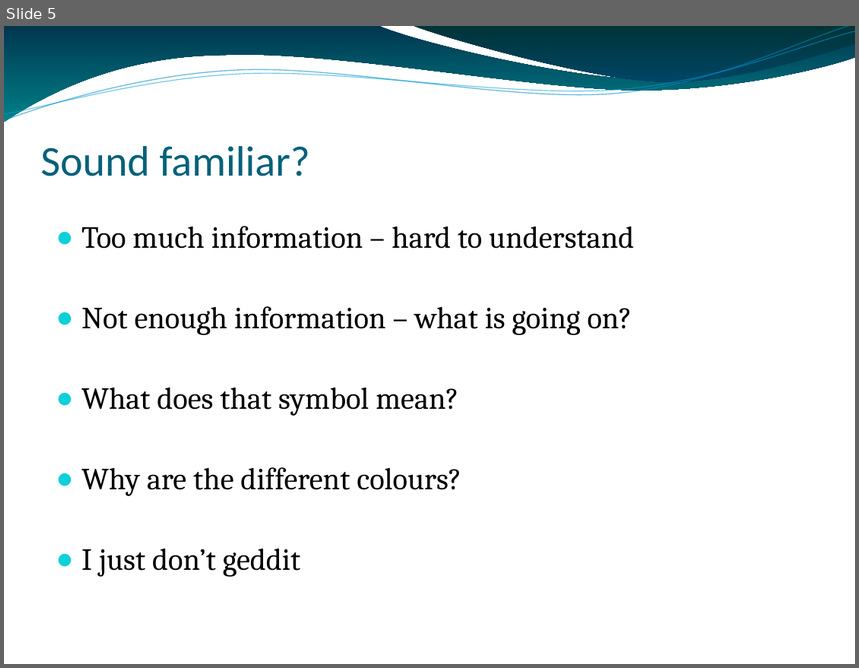
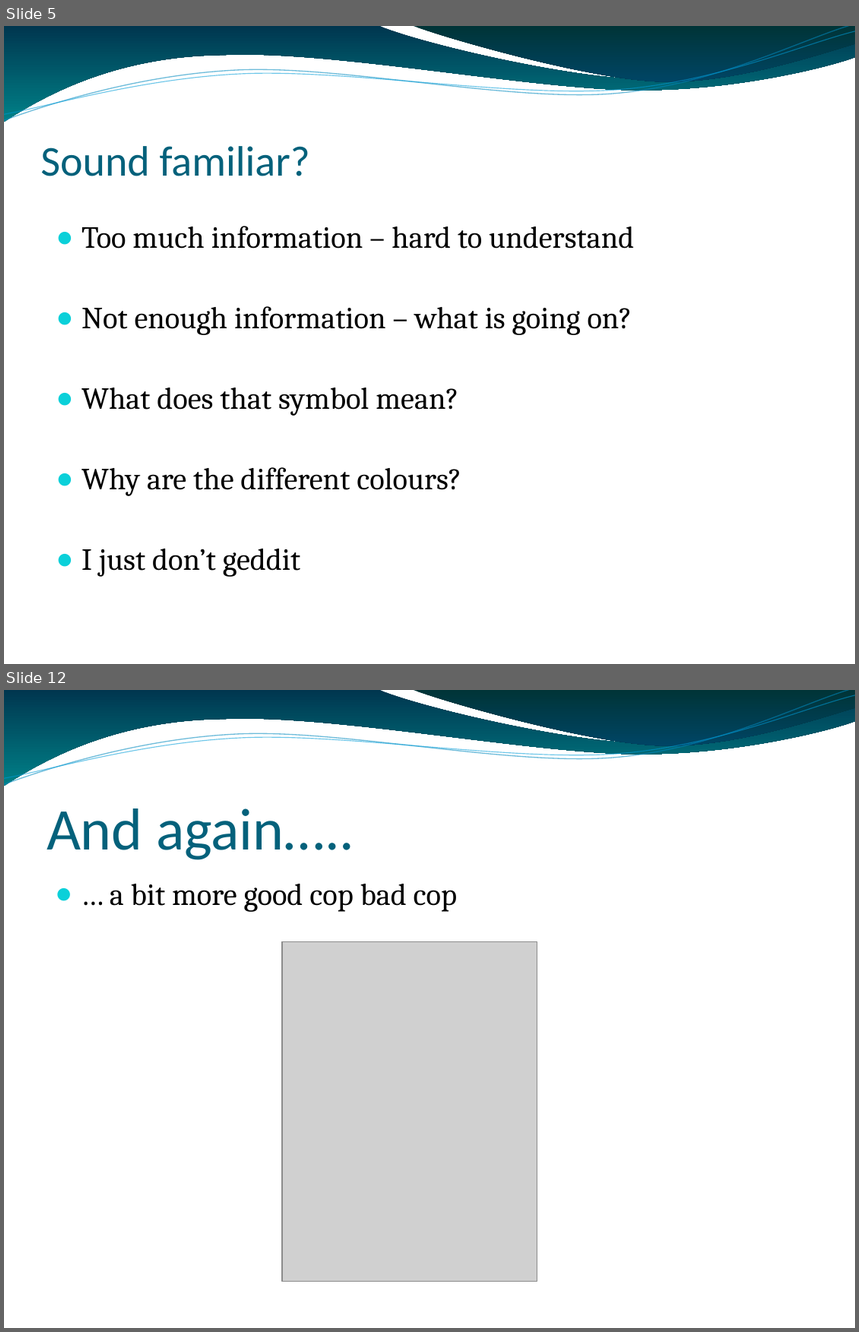
Before and after one commit to NTCoding/Presentations, a slide deck: effective_sketches/Scenarios/PennysPayments/payments_diagrams.odp. Shown one above the other, each under a label of ours: slide 5 before the commit, slides 5 and 12 after it; the slides between them are not shown. The pictures are 859x668 and 859x1332 pixels, drawn with LibreOffice and Linux fonts; fonts in the diff are those of the drawing; grey boxes stand for pictures; background and template pictures are left out. Boxes give left, top, right and bottom in pixels: in the first picture for what was removed or moved away, otherwise in the second. Text is boxed around its words. In the diff, an @@ line names an element or a change of style, - is before the commit and + after.

```diff
--- a/effective_sketches/Scenarios/PennysPayments/payments_diagrams.odp
+++ b/effective_sketches/Scenarios/PennysPayments/payments_diagrams.odp
@@ slide 12 added at <box>4,690,855,1328</box>, background picture (left out); not listed: 4 template elements that a slide beside it also shows @@
@@ title added at <box>47,809,354,860</box>, 50 pt, text #04617B @@
+And again…..
@@ text added at <box>110,884,457,912</box>, 26 pt, text #000000 @@
+● … a bit more good cop bad cop
@@ picture added at <box>282,942,537,1281</box> @@
```
Also in this commit, not shown: 2 slides changed, 6 other slides added, 1 slide removed, 1 other file.
